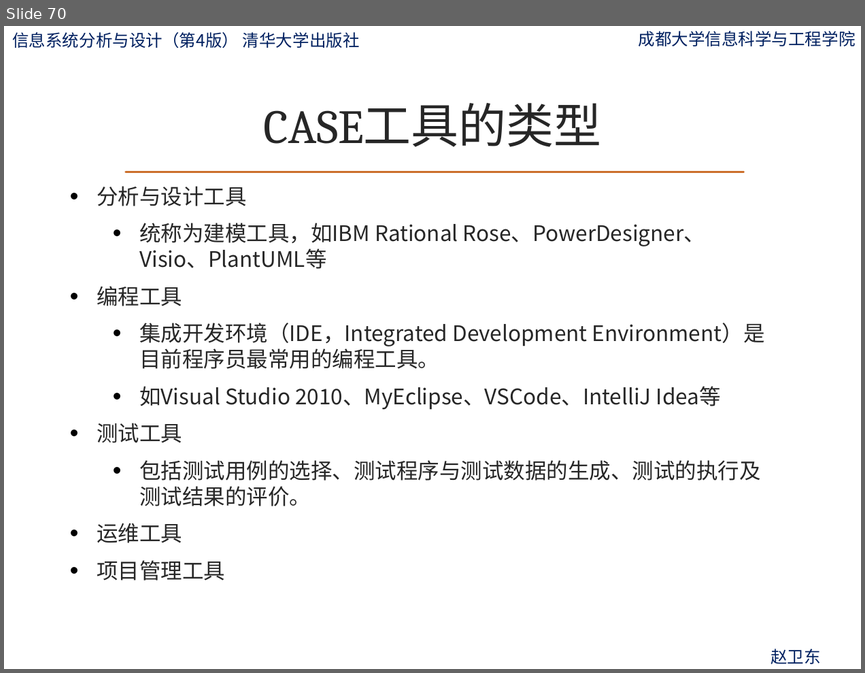
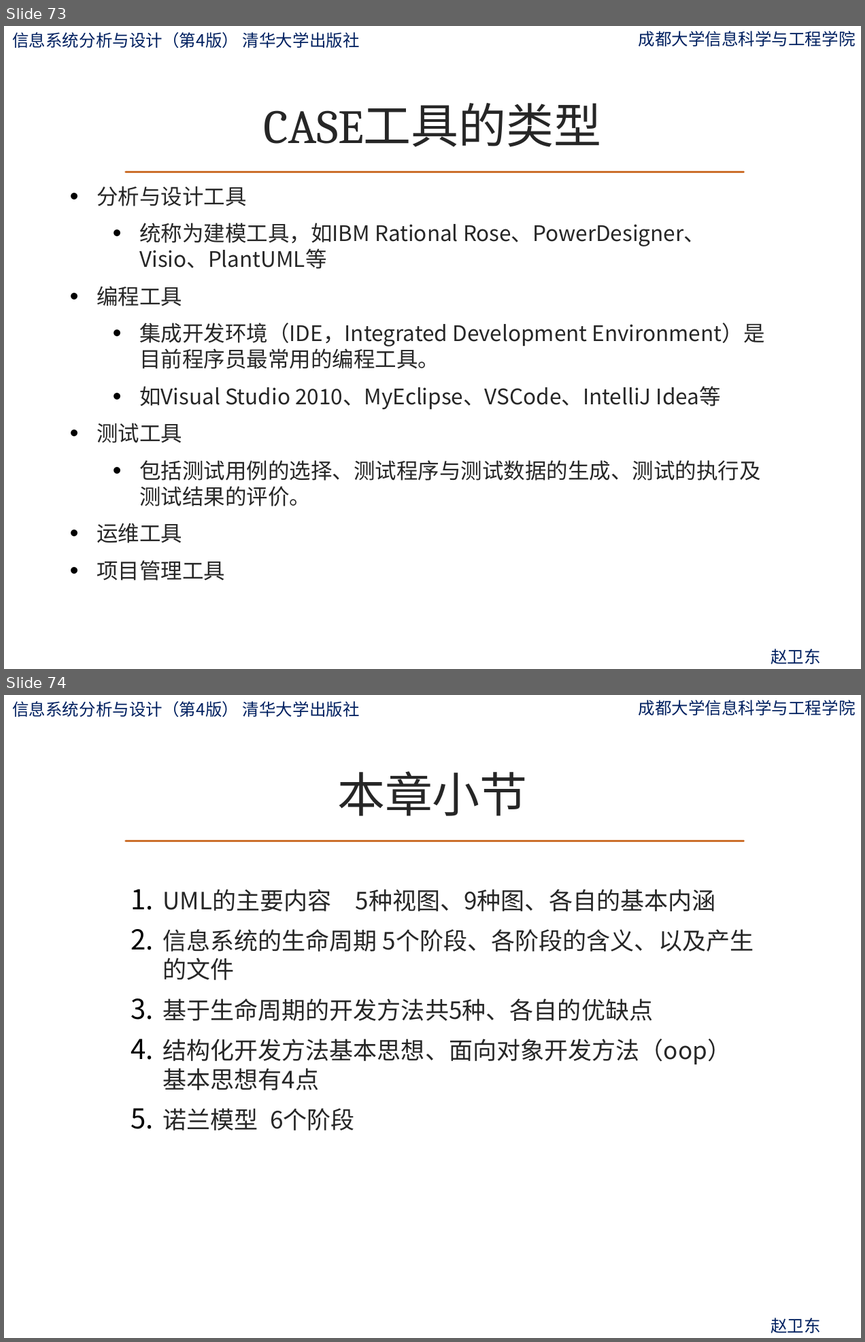
Before and after one commit to zwdcdu/is_analysis, a slide deck: ppt/第3章-信息系统建设概论.pptx. Shown one above the other, each under a label of ours: slide 70 before the commit, slides 73 and 74 after it. The pictures are 865x673 and 865x1342 pixels, drawn with LibreOffice and Linux fonts; fonts in the diff are those of the drawing; background and template pictures are left out. Boxes give left, top, right and bottom in pixels: in the first picture for what was removed or moved away, otherwise in the second. Text is boxed around its words. In the diff, an @@ line names an element or a change of style, - is before the commit and + after.

```diff
--- a/ppt/第3章-信息系统建设概论.pptx
+++ b/ppt/第3章-信息系统建设概论.pptx
@@ slide 74 added at bbox=[4, 695, 861, 1338], background picture (left out); not listed: 4 template elements that a slide beside it also shows @@
@@ title added at bbox=[337, 771, 528, 816], 40 pt, text #262626 @@
+本章小节
@@ text added at bbox=[162, 889, 753, 1130], 20 pt, text #262626 @@
+1. UML的主要内容 5种视图、9种图、各自的基本内涵
+2. 信息系统的生命周期 5个阶段、各阶段的含义、以及产生的文件
+3. 基于生命周期的开发方法共5种、各自的优缺点
+4. 结构化开发方法基本思想、面向对象开发方法（oop）基本思想有4点
+5. 诺兰模型 6个阶段
@@ what was slide 70 is now slide 73 @@
```
Also in this commit, not shown: 2 slides changed, 3 other slides added, 1 other file.
